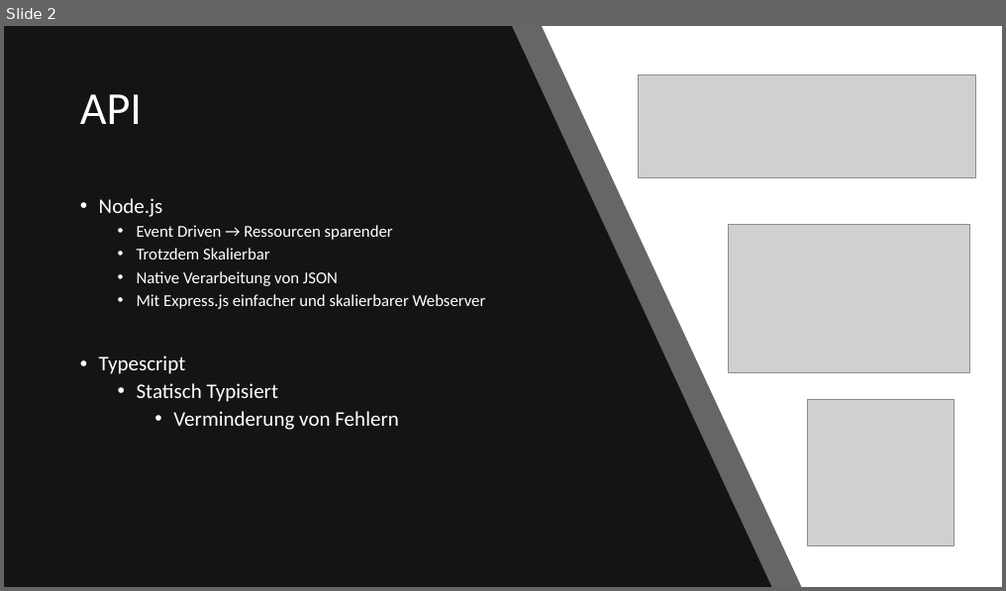
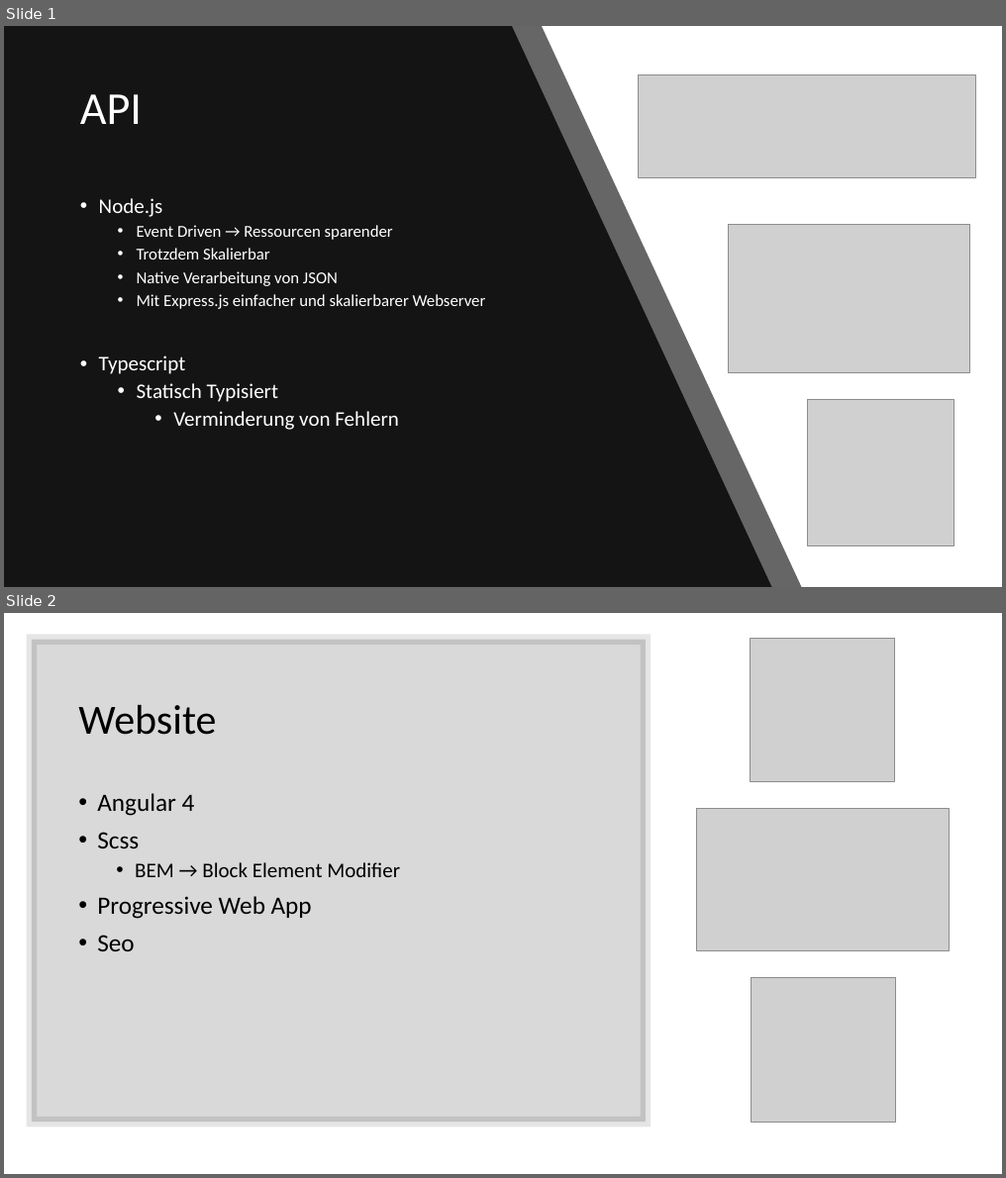
Before and after one commit to ChitterDev/Chitter, a slide deck: Presentation_API/Toillet Tracker API.pptx. Shown one above the other, each under a label of ours: slide 2 before the commit, slides 1 and 2 after it. The pictures are 1006x591 and 1006x1178 pixels, drawn with LibreOffice and Linux fonts; fonts in the diff are those of the drawing; grey boxes stand for pictures. Boxes give left, top, right and bottom in pixels: in the first picture for what was removed or moved away, otherwise in the second. Text is boxed around its words. In the diff, an @@ line names an element or a change of style, - is before the commit and + after.

```diff
--- a/Presentation_API/Toillet Tracker API.pptx
+++ b/Presentation_API/Toillet Tracker API.pptx
@@ slide 2 added at [4, 613, 1002, 1174], background #FFFFFF @@
@@ rectangle added at [32, 639, 646, 1122], fill #000000 at 15% opacity, outline #000000 10 pt @@
@@ picture added at [750, 639, 894, 782] @@
@@ title added at [78, 705, 216, 735], 40 pt, text #000000 @@
+Website
@@ text added at [97, 793, 400, 952], 24 pt, text #000000 @@
+• Angular 4
+• Scss
+  • BEM → Block Element Modifier
+• Progressive Web App
+• Seo
@@ picture added at [696, 808, 948, 952] @@
@@ picture added at [751, 977, 896, 1122] @@
@@ what was slide 2 is now slide 1 @@
```
Also in this commit, not shown: 1 slide removed.
